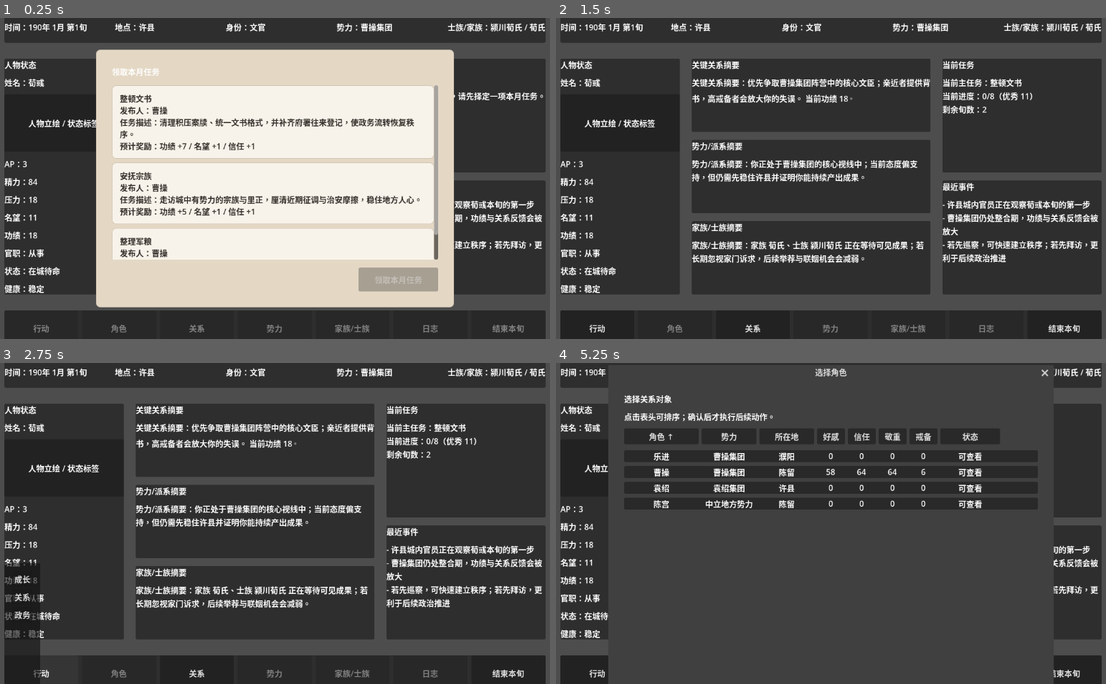
Above: before the commit, frames 1-4 (two rows, left to right).
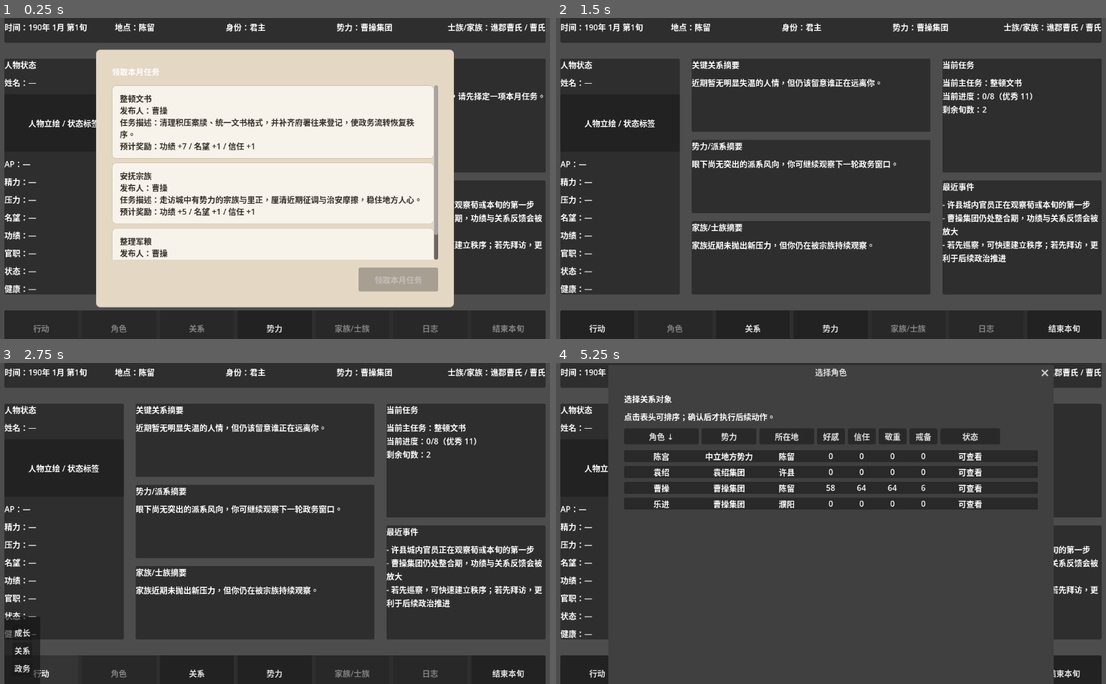
Above: after the commit, the same moments.

Repository: brand6/three-kingdoms-simulator
Game: Godot game, scene res://scenes/main/MainScene.tscn
Same seed, same stepped clock (60 frames per second), same inputs: the game is played once before the commit and once after it.
Inputs (mouse positions are in pixels of both pictures, inside the frame that each line leads up to):
- Up to frame 1 (0.25 s): no input
- Up to frame 2 (1.5 s): click "整顿文书 发布人：曹操 任务描述：清理积压案牍、统一文书格…" at 0.5 s; click "领取本月任务" at 1.25 s
- Up to frame 3 (2.75 s): click "行动" at 2 s
- Up to frame 4 (5.25 s): click "关系" at 2.75 s; click "结束本旬" at 3.5 s; click "势力" at 4.25 s; click (660, 436) at 5 s, where only the run before the commit has a clickable "角色"

The runs differ from the first frame. In frame 1, 0.6% of the frame differs, in the area x 4-98%, y 1-98%; in frame 2, 4.3%; in frame 3, 4.6%, in the area x 0-98%, y 1-98%; in frame 4, 1.3%.
Error after the commit: Invalid assignment of property or key 'text' with value of type 'String' on a base object of type 'null instance'. (res://scripts/ui/MainHUD.gd:130)

Commit message:
feat(260408-rjt): add two-line center summary card slots
- replace the three center summary body labels with primary and secondary nodes
- keep the existing card titles and layout while allowing optional secondary lines

Diff:
--- a/three-kingdoms-simulator/scenes/main/MainScene.tscn
+++ b/three-kingdoms-simulator/scenes/main/MainScene.tscn
@@ -7,6 +7,7 @@
 [ext_resource type="Script" uid="uid://qqi5vjdpcfbs" path="res://scripts/ui/TaskSelectPanel.gd" id="5_task_select"]
 [ext_resource type="Script" uid="uid://r7cm1vwd0qbu" path="res://scripts/ui/MonthReportPanel.gd" id="6_month_report"]
 [ext_resource type="Script" uid="uid://f8yran4qbxi2" path="res://scripts/ui/PromotionPopup.gd" id="7_promotion"]
+[ext_resource type="Script" path="res://scripts/ui/FactionPanel.gd" id="8_faction_panel"]
 
 [sub_resource type="StyleBoxFlat" id="StyleBoxFlat_hi3im"]
 content_margin_left = 16.0
@@ -174,9 +175,15 @@
 theme_type_variation = &"HeadingLabel"
 text = "关键关系摘要"
 
-[node name="RelationSummaryBody" type="Label" parent="MarginContainer/VBoxContainer/MainContent/CenterSummary/RelationSummaryCard/RelationSummaryContent" unique_id=248215343]
-layout_mode = 2
-text = "关键关系摘要：主公、亲近者与高戒备对象会在这里短句显示。"
+[node name="RelationSummaryPrimary" type="Label" parent="MarginContainer/VBoxContainer/MainContent/CenterSummary/RelationSummaryCard/RelationSummaryContent" unique_id=248215343]
+layout_mode = 2
+text = "近期暂无明显失温的人情，但仍该留意谁正在远离你。"
+autowrap_mode = 3
+
+[node name="RelationSummarySecondary" type="Label" parent="MarginContainer/VBoxContainer/MainContent/CenterSummary/RelationSummaryCard/RelationSummaryContent" unique_id=248215344]
+visible = false
+layout_mode = 2
+text = ""
 autowrap_mode = 3
 
 [node name="FactionSummaryCard" type="PanelContainer" parent="MarginContainer/VBoxContainer/MainContent/CenterSummary" unique_id=485221929]
@@ -192,9 +199,15 @@
 theme_type_variation = &"HeadingLabel"
 text = "势力/派系摘要"
 
-[node name="FactionSummaryBody" type="Label" parent="MarginContainer/VBoxContainer/MainContent/CenterSummary/FactionSummaryCard/FactionSummaryContent" unique_id=65454712]
-layout_mode = 2
-text = "势力/派系摘要：所属派系态势、支持力度与政治风险会在这里短句显示。"
+[node name="FactionSummaryPrimary" type="Label" parent="MarginContainer/VBoxContainer/MainContent/CenterSummary/FactionSummaryCard/FactionSummaryContent" unique_id=65454712]
+layout_mode = 2
+text = "眼下尚无突出的派系风向，你可继续观察下一轮政务窗口。"
+autowrap_mode = 3
+
+[node name="FactionSummarySecondary" type="Label" parent="MarginContainer/VBoxContainer/MainContent/CenterSummary/FactionSummaryCard/FactionSummaryContent" unique_id=65454713]
+visible = false
+layout_mode = 2
+text = ""
 autowrap_mode = 3
 
 [node name="ClanSummaryCard" type="PanelContainer" parent="MarginContainer/VBoxContainer/MainContent/CenterSummary" unique_id=813622927]
@@ -210,9 +223,15 @@
 theme_type_variation = &"HeadingLabel"
 text = "家族/士族摘要"
 
-[node name="ClanSummaryBody" type="Label" parent="MarginContainer/VBoxContainer/MainContent/CenterSummary/ClanSummaryCard/ClanSummaryContent" unique_id=1828982060]
-layout_mode = 2
-text = "家族/士族摘要：家族声望、门第压力与当前诉求会在这里短句显示。"
+[node name="ClanSummaryPrimary" type="Label" parent="MarginContainer/VBoxContainer/MainContent/CenterSummary/ClanSummaryCard/ClanSummaryContent" unique_id=1828982060]
+layout_mode = 2
+text = "家族近期未抛出新压力，但你仍在被宗族持续观察。"
+autowrap_mode = 3
+
+[node name="ClanSummarySecondary" type="Label" parent="MarginContainer/VBoxContainer/MainContent/CenterSummary/ClanSummaryCard/ClanSummaryContent" unique_id=1828982061]
+visible = false
+layout_mode = 2
+text = ""
 autowrap_mode = 3
 
 [node name="RightContext" type="VBoxContainer" parent="MarginContainer/VBoxContainer/MainContent" unique_id=1818091653]
@@ -309,7 +328,6 @@
 layout_mode = 2
 size_flags_horizontal = 3
 tooltip_text = "Phase 3 开放势力页"
-disabled = true
 text = "势力"
 
 [node name="ClanButton" type="Button" parent="MarginContainer/VBoxContainer/BottomBar/BottomBarContent" unique_id=1648185897]
@@ -774,3 +792,42 @@
 layout_mode = 2
 theme_type_variation = &"PrimaryButton"
 text = "确认"
+
+[node name="FactionPanel" type="PopupPanel" parent="." unique_id=1449280301]
+size = Vector2i(760, 520)
+script = ExtResource("8_faction_panel")
+
+[node name="PanelMargin" type="MarginContainer" parent="FactionPanel" unique_id=1449280302]
+anchors_preset = 15
+anchor_right = 1.0
+anchor_bottom = 1.0
+grow_horizontal = 2
+grow_vertical = 2
+theme_override_constants/margin_left = 16
+theme_override_constants/margin_top = 16
+theme_override_constants/margin_right = 16
+theme_override_constants/margin_bottom = 16
+
+[node name="PanelContent" type="VBoxContainer" parent="FactionPanel/PanelMargin" unique_id=1449280303]
+layout_mode = 2
+theme_override_constants/separation = 16
+
+[node name="BodyLabel" type="Label" parent="FactionPanel/PanelMargin/PanelContent" unique_id=1449280304]
+layout_mode = 2
+size_flags_vertical = 3
+text = "势力总览"
+autowrap_mode = 3
+
+[node name="OfficerList" type="VBoxContainer" parent="FactionPanel/PanelMargin/PanelContent" unique_id=1449280305]
+layout_mode = 2
+theme_override_constants/separation = 8
+
+[node name="ActionRow" type="HBoxContainer" parent="FactionPanel/PanelMargin/PanelContent" unique_id=1449280306]
+layout_mode = 2
+alignment = 2
+
+[node name="ConfirmButton" type="Button" parent="FactionPanel/PanelMargin/PanelContent/ActionRow" unique_id=1449280307]
+custom_minimum_size = Vector2(160, 48)
+layout_mode = 2
+theme_type_variation = &"PrimaryButton"
+text = "确认"
